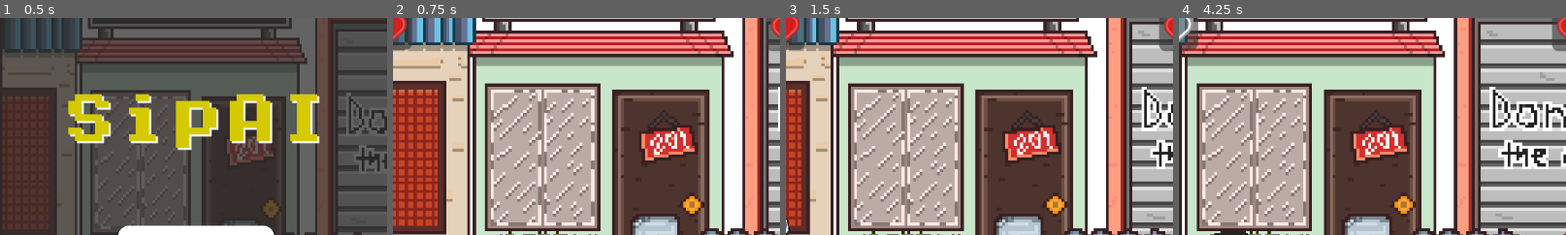
Above: before the commit, frames 1-4 (left to right).
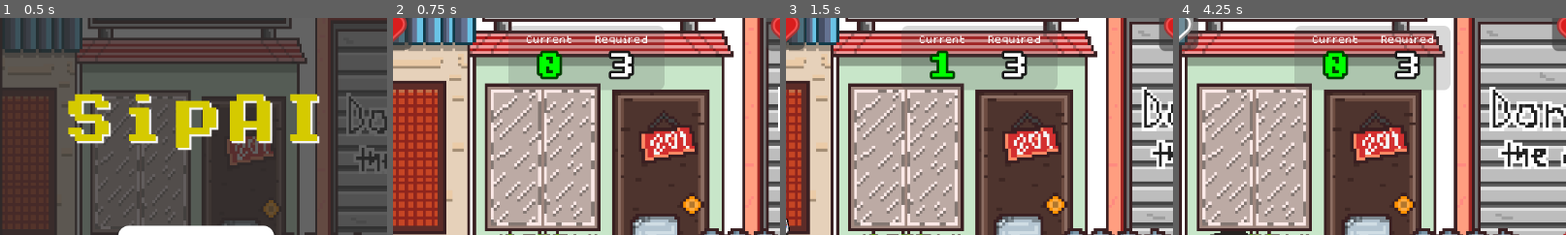
Above: after the commit, the same moments.

Repository: jehya/SipAI
Game: Godot game, scene res://scenes/main_menu.tscn
The game is run twice, just before and just after one commit, with the same random seed, the same clock (stepped at 60 frames per second) and the same inputs.
Inputs:
- Up to frame 1 (0.5 s): no input
- Up to frame 2 (0.75 s): click "Start" at 0.5 s
- Up to frame 3 (1.5 s): hold D (move_right) from 1.28 s (still down); tap L (kick_high) at 1.35 s
- Up to frame 4 (4.25 s): tap K (kick_medium) at 2.1 s; release D (move_right) at 2.78 s; hold Left (move_left) 2.78-3.53 s; tap J (kick_short) at 2.85 s; hold D (move_right) from 3.53 s (still down); tap L (kick_high) at 3.6 s
The pictures show only the part of the screen within x 25-75%, y 6-56%; the shares and areas given below are measured in that part.

Frame 1 is identical in both runs. In frame 2, 8.0% of the frame differs, in the area x 29-71%, y 3-34%; in frame 3, 8.0%; in frame 4, 8.6%.

Commit message:
added UI for juggle

Diff:
--- a/scenes/game.tscn
+++ b/scenes/game.tscn
@@ -9,6 +9,8 @@
 [ext_resource type="Texture2D" uid="uid://p1q1ja31xy4h" path="res://assets/heart_full.png" id="6_gee14"]
 [ext_resource type="Texture2D" uid="uid://cbei3iisr6d7c" path="res://assets/heart_empty.png" id="7_0tnpc"]
 [ext_resource type="FontFile" uid="uid://jywost35iltc" path="res://assets/fonts/dogicapixel.ttf" id="8_0tnpc"]
+[ext_resource type="Script" uid="uid://bcwso6n0wa5ju" path="res://scenes/juggle_counter_panel.gd" id="9_vtaks"]
+[ext_resource type="FontFile" uid="uid://cxnbavq6hj5l7" path="res://assets/fonts/dogicabold.ttf" id="10_kvpfn"]
 
 [sub_resource type="TileSetAtlasSource" id="TileSetAtlasSource_lnu2h"]
 texture = ExtResource("1_yqjtg")
@@ -498,6 +500,13 @@
 corner_radius_bottom_right = 5
 corner_radius_bottom_left = 5
 
+[sub_resource type="StyleBoxFlat" id="StyleBoxFlat_kvpfn"]
+bg_color = Color(0.294118, 0.294118, 0.294118, 0.215686)
+corner_radius_top_left = 10
+corner_radius_top_right = 10
+corner_radius_bottom_right = 10
+corner_radius_bottom_left = 10
+
 [node name="Game" type="Node2D"]
 
 [node name="TileMap" type="TileMap" parent="."]
@@ -663,6 +672,64 @@
 [node name="AI_Heart1" type="TextureRect" parent="CanvasLayer/AI_Panel/HBoxContainer"]
 layout_mode = 2
 
+[node name="JuggleCounterPanel" type="Panel" parent="CanvasLayer"]
+offset_left = 457.0
+offset_top = 49.0
+offset_right = 689.0
+offset_bottom = 145.0
+theme_override_styles/panel = SubResource("StyleBoxFlat_kvpfn")
+script = ExtResource("9_vtaks")
+
+[node name="VBoxContainer" type="VBoxContainer" parent="CanvasLayer/JuggleCounterPanel"]
+layout_mode = 0
+offset_left = 19.0
+offset_top = 15.0
+offset_right = 103.0
+offset_bottom = 109.0
+theme_override_constants/separation = 15
+
+[node name="Label" type="Label" parent="CanvasLayer/JuggleCounterPanel/VBoxContainer"]
+layout_mode = 2
+theme_override_fonts/font = ExtResource("8_0tnpc")
+theme_override_font_sizes/font_size = 12
+text = "Current"
+horizontal_alignment = 1
+
+[node name="CurrentJuggleLabel" type="Label" parent="CanvasLayer/JuggleCounterPanel/VBoxContainer"]
+layout_mode = 2
+theme_override_colors/font_outline_color = Color(0, 0.243137, 0, 1)
+theme_override_constants/outline_size = 15
+theme_override_fonts/font = ExtResource("10_kvpfn")
+theme_override_font_sizes/font_size = 40
+text = "
+"
+horizontal_alignment = 1
+vertical_alignment = 1
+
+[node name="VBoxContainer2" type="VBoxContainer" parent="CanvasLayer/JuggleCounterPanel"]
+layout_mode = 0
+offset_left = 123.0
+offset_top = 15.0
+offset_right = 214.0
+offset_bottom = 111.0
+theme_override_constants/separation = 15
+
+[node name="Label" type="Label" parent="CanvasLayer/JuggleCounterPanel/VBoxContainer2"]
+layout_mode = 2
+theme_override_fonts/font = ExtResource("8_0tnpc")
+theme_override_font_sizes/font_size = 12
+text = "Required"
+horizontal_alignment = 1
+
+[node name="RequiredJuggleLabel" type="Label" parent="CanvasLayer/JuggleCounterPanel/VBoxContainer2"]
+layout_mode = 2
+theme_override_colors/font_outline_color = Color(0.0962047, 0.0962048, 0.0962047, 1)
+theme_override_constants/outline_size = 15
+theme_override_fonts/font = ExtResource("10_kvpfn")
+theme_override_font_sizes/font_size = 40
+horizontal_alignment = 1
+vertical_alignment = 1
+
 [node name="TurnManager" type="Node" parent="."]
 script = ExtResource("5_p57ef")
 
--- /dev/null
+++ b/scenes/juggle_counter_panel.gd
@@ -0,0 +1,27 @@
+extends Panel
+
+@onready var current_label: Label = $VBoxContainer/CurrentJuggleLabel
+@onready var required_label: Label = $VBoxContainer2/RequiredJuggleLabel
+
+var success_color = Color(0, 1, 0)
+var normal_color = Color(1, 1, 1)
+
+func update_counters(required: int, current: int, player_name: String):
+	current_label.text = "%d" % current
+	required_label.text = "%d" % required
+
+	if player_name == "Player":
+		current_label.add_theme_color_override("font_color", Color(0, 1, 0))  # Green
+	else:
+		current_label.add_theme_color_override("font_color", Color(1, 0, 0))  # Red
+
+	# Animate if success
+	if current >= required:
+		current_label.modulate = Color(0, 1, 0)  # Green effect
+		animate_label()
+	else:
+		current_label.modulate = Color(1, 1, 1)  # Default/White
+func animate_label():
+	var tween = get_tree().create_tween()
+	tween.tween_property(current_label, "scale", Vector2(1.3, 1.3), 0.1)
+	tween.tween_property(current_label, "scale", Vector2(1, 1), 0.1)
--- a/scripts/turn_manager.gd
+++ b/scripts/turn_manager.gd
@@ -9,8 +9,11 @@
 var player_lives = 5
 var ai_lives = 5
 
+@onready var counter_panel = get_node("/root/Game/CanvasLayer/JuggleCounterPanel")
+
 func _ready():
 	start_turn()
+
 
 
 func start_turn():
@@ -18,12 +21,16 @@
 	emit_signal("turn_started", current_turn)
 	print("%s's turn! Juggles required: %d" % [current_turn, required_juggles])
 
+	counter_panel.update_counters(required_juggles, current_juggles, current_turn)
+
 	if current_turn == "AI":
 		var ai_node = get_node("/root/Game/AI")  # Adjust if needed
 		ai_node.start_turn()  # Let the AI begin kickingaaaaaaasdajskkad
 
 func successful_juggle():
 	current_juggles += 1
+	counter_panel.update_counters(required_juggles, current_juggles, current_turn)
+
 	if current_juggles >= required_juggles:
 		end_turn(true)
 
Not shown: 1 places in scenes/game.tscn that only renumber resources
Not shown, added: scenes/juggle_counter_panel.gd.uid
